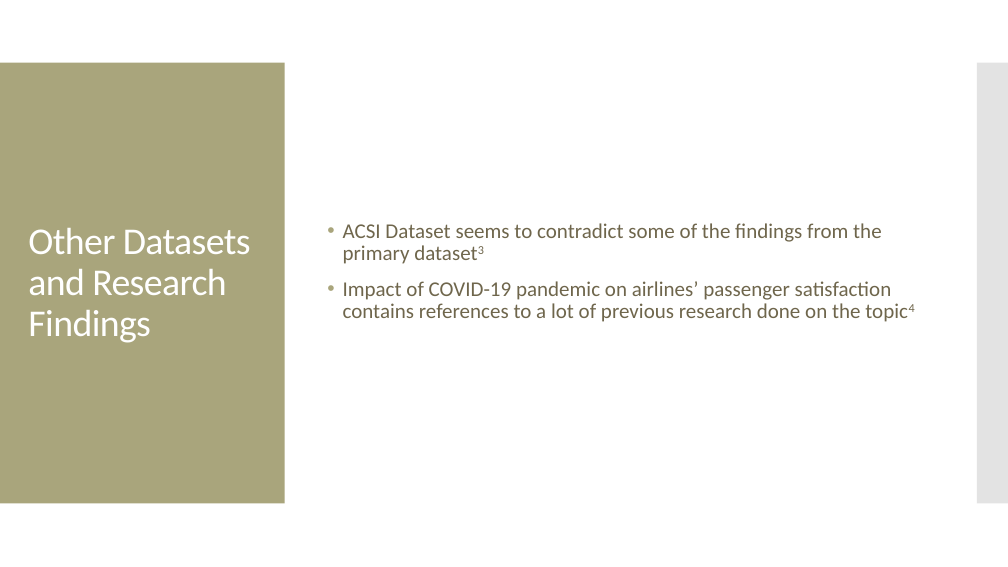
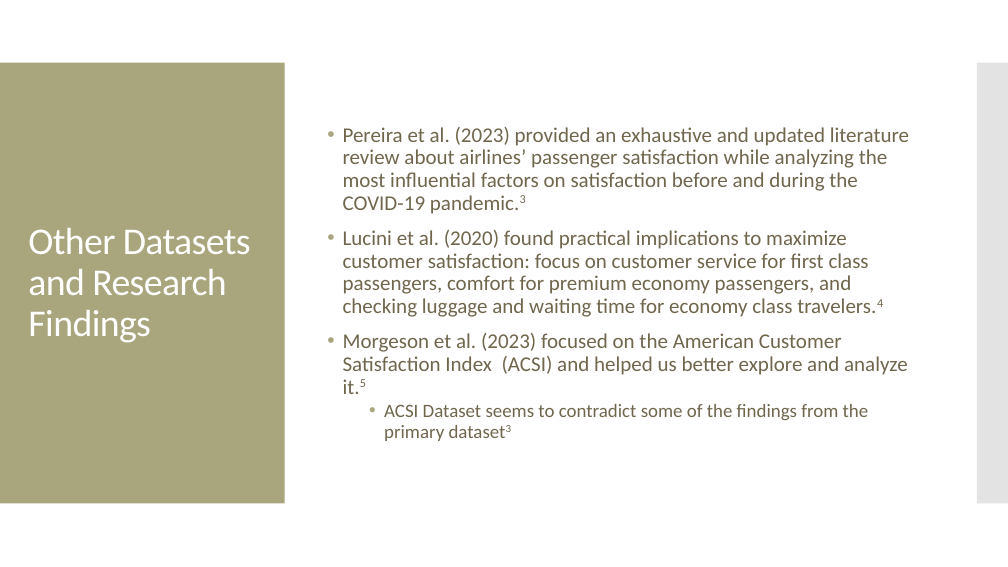
Before and after one commit to MGT-6203-Summer-2023-Edx/Team-6, a slide deck: slide 11 of Project Proposal/Team_6_Prop_Vid_Slides.pptx (slide 10 before the commit). Drawn at 1008x567 pixels with LibreOffice and Linux fonts; fonts in the diff are those of the drawing. Boxes give left, top, right and bottom in pixels: in the first picture for what was removed or moved away, otherwise in the second. Text is boxed around its words. In the diff, an @@ line names an element or a change of style, - is before the commit and + after.

```diff
--- a/Project Proposal/Team_6_Prop_Vid_Slides.pptx
+++ b/Project Proposal/Team_6_Prop_Vid_Slides.pptx
@@ text at bbox=[343, 127, 909, 394]: paragraphs added @@
+• Pereira et al. (2023) provided an exhaustive and updated literature review about airlines’ passenger satisfaction while analyzing the most influential factors on satisfaction before and during the COVID-19 pandemic.3
+• Lucini et al. (2020) found practical implications to maximize customer satisfaction: focus on customer service for first class passengers, comfort for premium economy passengers, and checking luggage and waiting time for economy class travelers.4
+• Morgeson et al. (2023) focused on the American Customer Satisfaction Index (ACSI) and helped us better explore and analyze it.5
@@ text at bbox=[343, 281, 892, 322]: paragraph removed @@
-• Impact of COVID-19 pandemic on airlines’ passenger satisfaction contains references to a lot of previous research done on the topic4
@@ text at bbox=[384, 404, 869, 441]: size 20 to 18 pt in "ACSI Dataset seems to contradict some of ..."; list level 1 to 2 in "ACSI Dataset seems to contradict ..." @@
```
Also in this commit, not shown: 2 other slides changed, 1 slide added.
